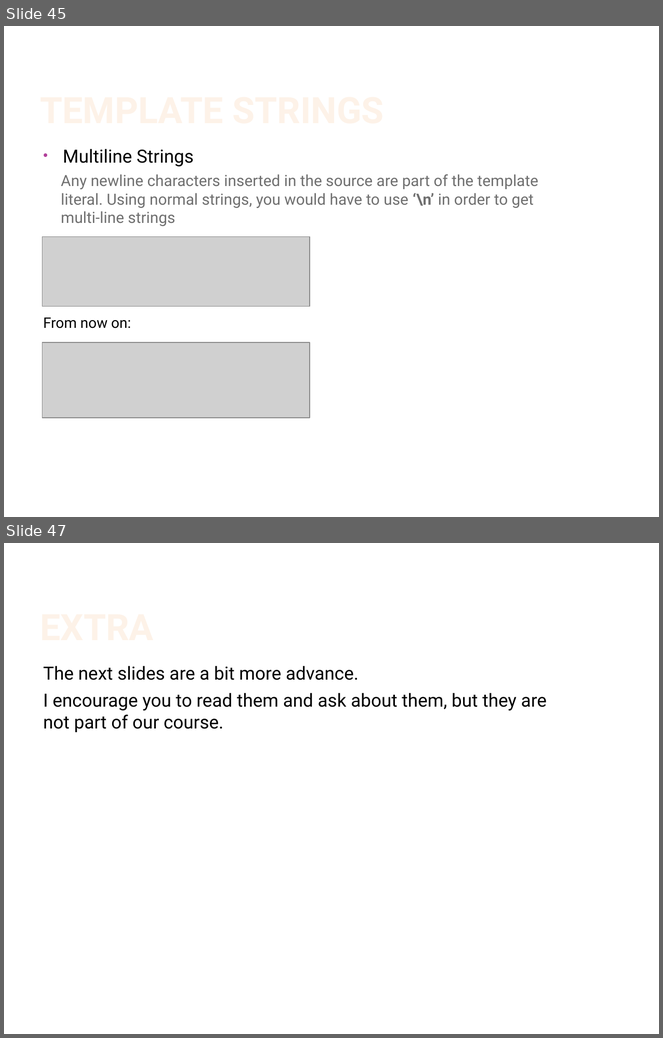
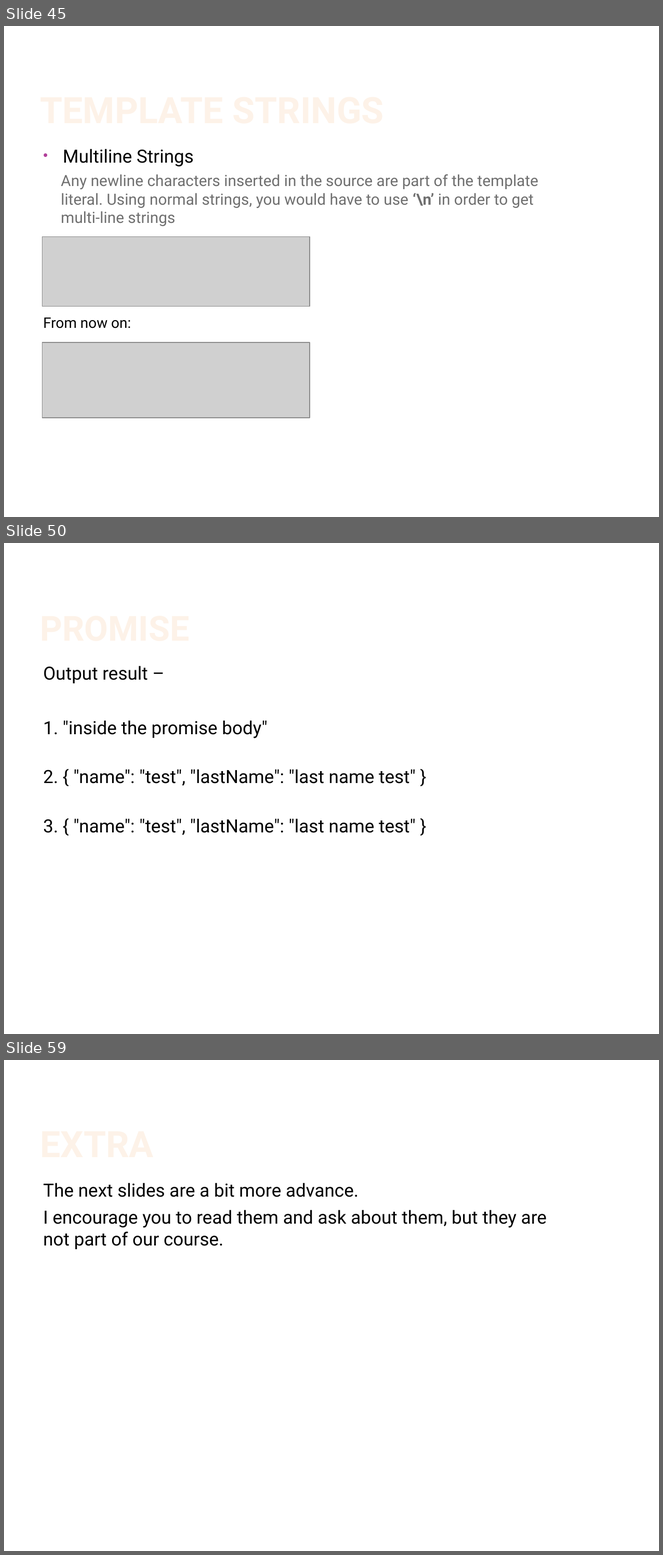
Before and after one commit to IsraelZablianov/TypeScript-Course, a slide deck: Advanced Es6 & TypeScript.pptx. Shown one above the other, each under a label of ours: slides 45 and 47 before the commit, slides 45, 50 and 59 after it; the slides between them are not shown. The pictures are 663x1038 and 663x1555 pixels, drawn with LibreOffice and Linux fonts; fonts in the diff are those of the drawing; grey boxes stand for pictures; background and template pictures are left out. Boxes give left, top, right and bottom in pixels: in the first picture for what was removed or moved away, otherwise in the second. Text is boxed around its words. In the diff, an @@ line names an element or a change of style, - is before the commit and + after.

Commit message:
adding promises

```diff
--- a/Advanced Es6 & TypeScript.pptx
+++ b/Advanced Es6 & TypeScript.pptx
@@ slide 50 added at <box>4,543,659,1034</box>, background #FFFFFF @@
@@ title added at <box>37,566,556,648</box>, 38 pt, text gradient #FEF7F1 to #FEF3E8 to #FBCF9C to #F9B94C, bold @@
+PROMISE
@@ text added at <box>43,666,416,835</box>, 20 pt, text #000000 @@
+Output result –
+1. "inside the promise body"
+2. { "name": "test", "lastName": "last name test" }
+3. { "name": "test", "lastName": "last name test" }
@@ what was slide 47 is now slide 59 @@
```
Also in this commit, not shown: 1 slide changed, 11 other slides added.
